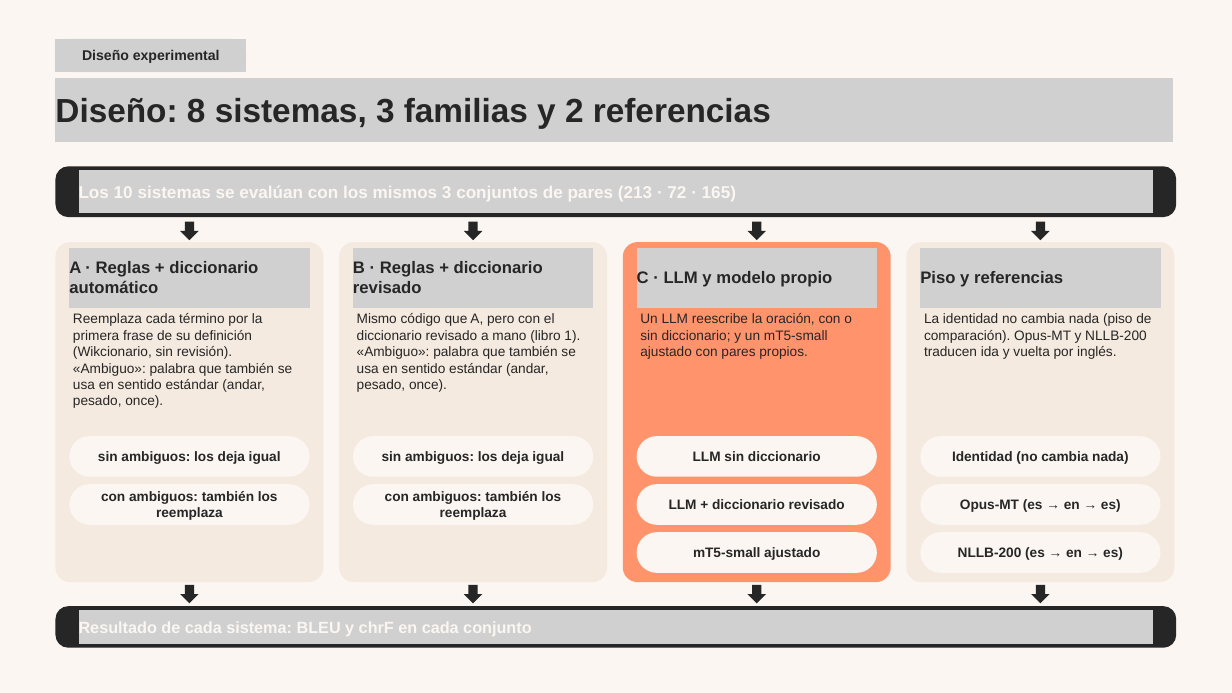
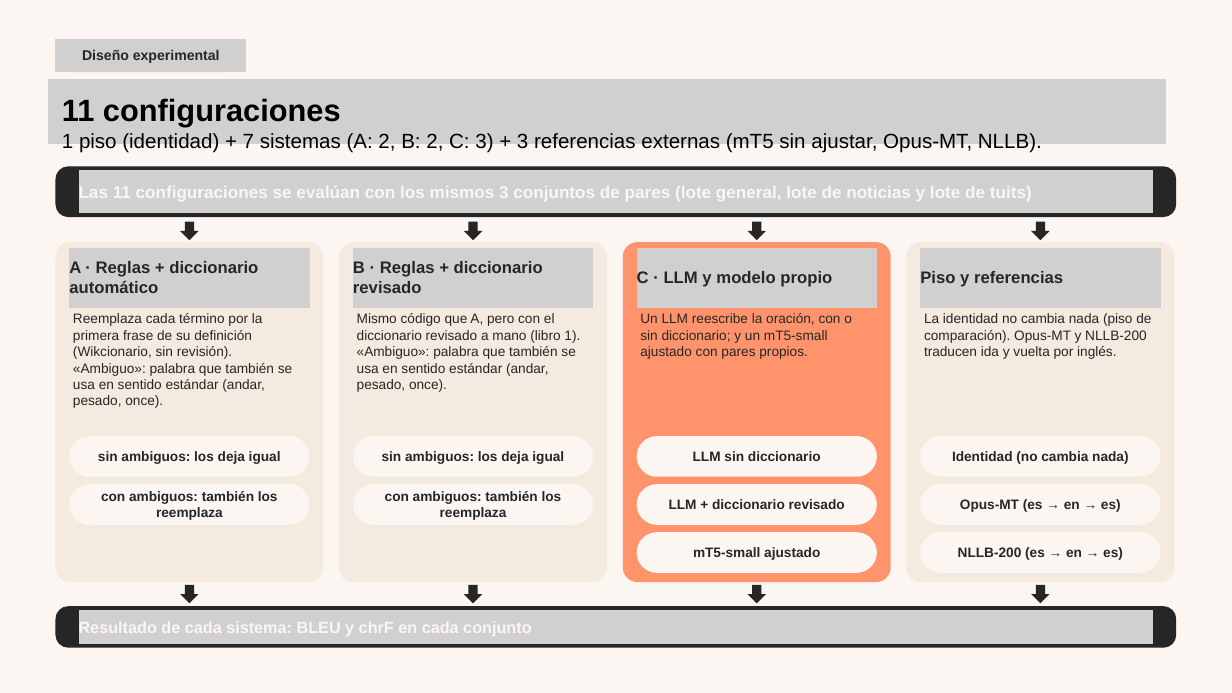
Before and after one commit to carlosiskindacool/proyecto-nlp, a slide deck: slide 7 of docs/avance_proyecto_revisado.pptx. Drawn at 1232x693 pixels with LibreOffice and Linux fonts; fonts in the diff are those of the drawing; grey boxes stand for pictures. Boxes give left, top, right and bottom in pixels: in the first picture for what was removed or moved away, otherwise in the second. Text is boxed around its words. In the diff, an @@ line names an element or a change of style, - is before the commit and + after.

```diff
--- a/docs/avance_proyecto_revisado.pptx
+++ b/docs/avance_proyecto_revisado.pptx
@@ picture: place and size @@
-picture at box(55, 78, 1173, 142)
+picture at box(48, 79, 1166, 144)
@@ text at box(62, 98, 1042, 153): text changed; size 39 to 24 pt; text colour #272626 to #000000; bold off @@
-Diseño: 8 sistemas, 3 familias y 2 referencias
+11 configuraciones
+1 piso (identidad) + 7 sistemas (A: 2, B: 2, C: 3) + 3 referencias externas (mT5 sin ajustar, Opus-MT, NLLB).
@@ text at box(79, 186, 1032, 201): text changed @@
-Los 10 sistemas se evalúan con los mismos 3 conjuntos de pares (213 · 72 · 165)
+Las 11 configuraciones se evalúan con los mismos 3 conjuntos de pares (lote general, lote de noticias y lote de tuits)
```
Also in this commit, not shown: 7 other slides changed.
